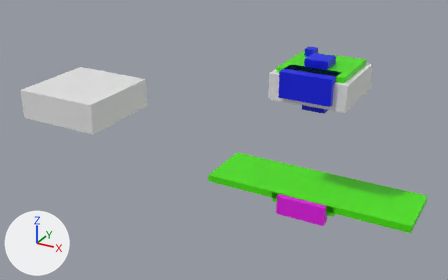
The Blender file camera-case-rpi-3.blend as it was, and as the next commit left it.
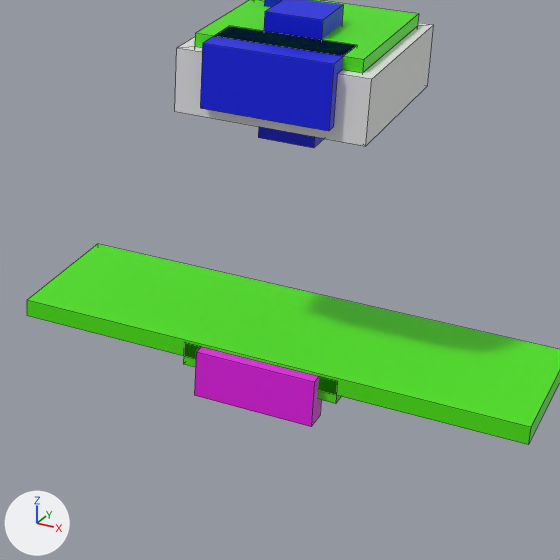
Old and new are each drawn whole from a 50 mm camera at (76.2, -215.3, 74.4) aimed at (-24.8, -31.7, -17.4) and again close up on the part from 44% to 95% of the width and 19% to 100% of the height. The lights are fixed; the arrows at lower left show +X, +Y and +Z. The close-ups show mesh edges as thin lines.

In view in the first close-up: 'base-25x25x4', 'base-25x25x4.001', 'base-clip', 'case11', 'cut1', 'cut2', 'cut4'.
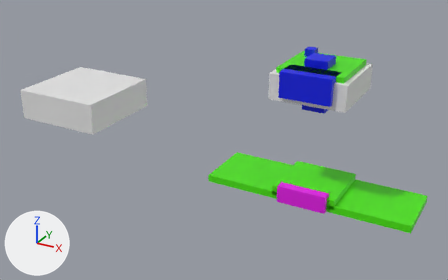
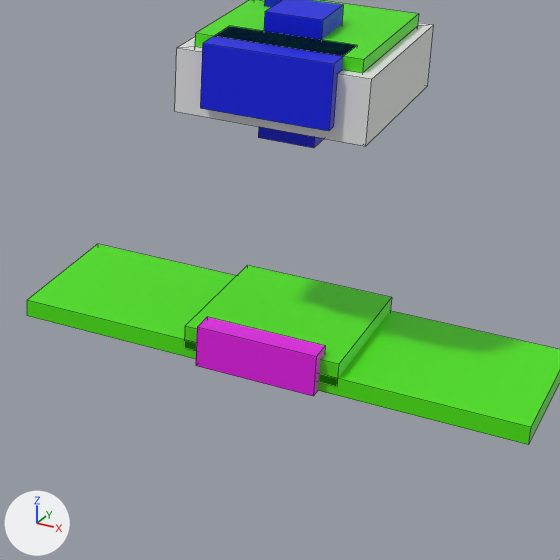
The change, as a diff of the scene's bpy script:
```diff
--- a/camera-case-rpi-3.blend.py
+++ b/camera-case-rpi-3.blend.py
@@ ob_base_clip @@
 ob_base_clip = bpy.data.objects.new('base-clip', me_cube_009)
-ob_base_clip.location = (0.0, -13.0, -49.0)
-ob_base_clip.scale = (10.0, 2.0, 4.0)
+ob_base_clip.location = (0.0, -13.0, -44.0)
+ob_base_clip.scale = (10.0, 2.0, 3.5)
@@ ob_base_25x25x4 @@
 ob_base_25x25x4 = bpy.data.objects.new('base-25x25x4', me_cube_001)
-ob_base_25x25x4.location = (0.0, 0.0, -47.0)
+ob_base_25x25x4.location = (0.0, 0.0, -44.0)
 ob_base_25x25x4.scale = (13.0, 13.0, 2.0)
```

Where the change shows, as pixel boxes [x1, y1, x2, y2] in the close-ups (560 x 560 px):
'base-25x25x4', moved: before [184, 344, 341, 404]; after [184, 265, 392, 387]
'base-clip', moved, rescaled: before [194, 347, 321, 427]; after [196, 317, 325, 396]
